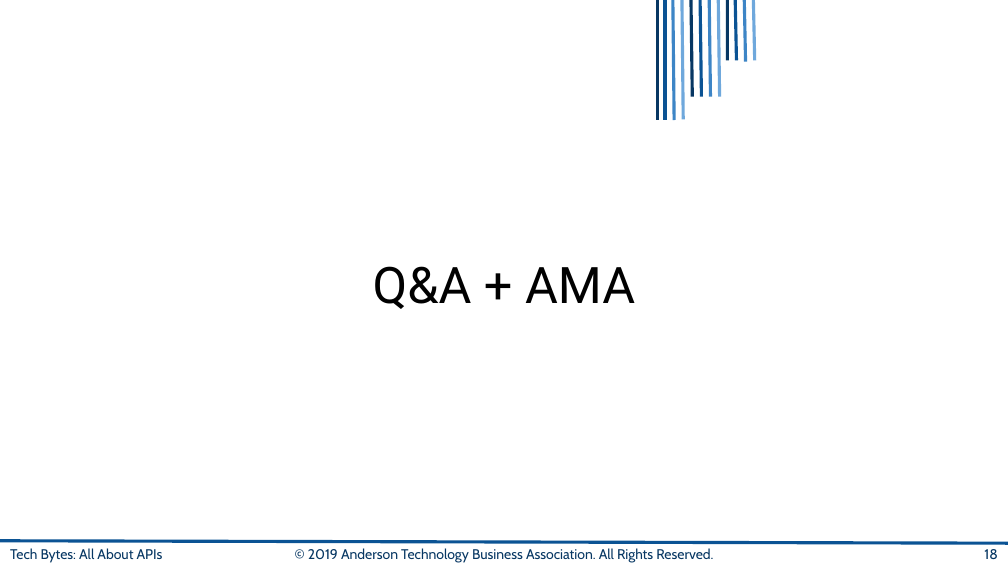
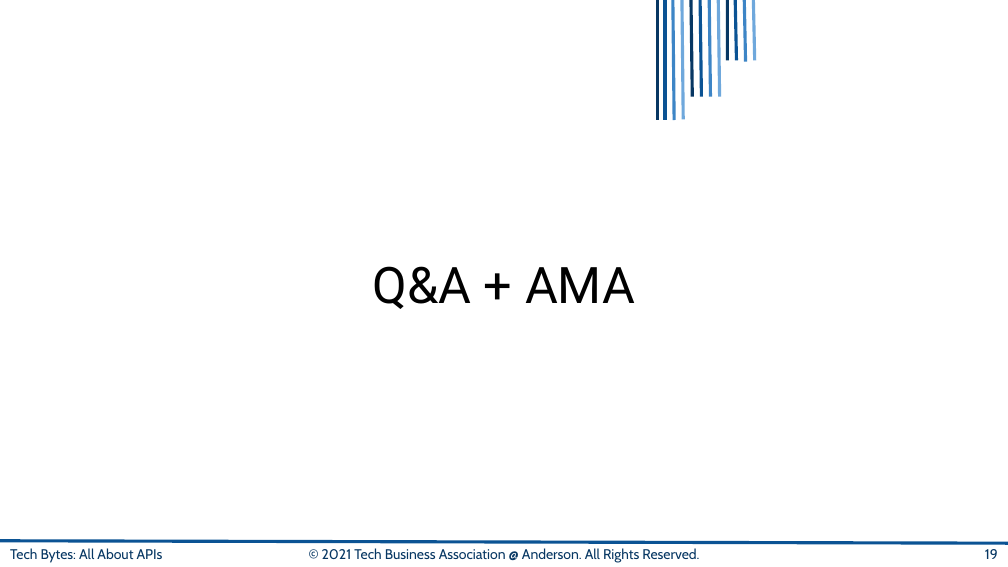
Before and after one commit to AnderTechClub/stock-market-wizard, a slide deck: slide 19 of intro-to-APIs.pptx (slide 18 before the commit). Drawn at 1008x567 pixels with LibreOffice and Linux fonts; fonts in the diff are those of the drawing; background and template pictures are left out. Boxes give left, top, right and bottom in pixels: in the first picture for what was removed or moved away, otherwise in the second. Text is boxed around its words. In the diff, an @@ line names an element or a change of style, - is before the commit and + after.

```diff
--- a/intro-to-APIs.pptx
+++ b/intro-to-APIs.pptx
@@ text at (322, 548, 699, 563): text changed @@
-© 2019 Anderson Technology Business Association. All Rights Reserved.
+© 2021 Tech Business Association @ Anderson. All Rights Reserved.
@@ page number at (985, 549, 998, 559): text changed @@
-18
+19
```
Also in this commit, not shown: 18 other slides changed, 1 slide added.
